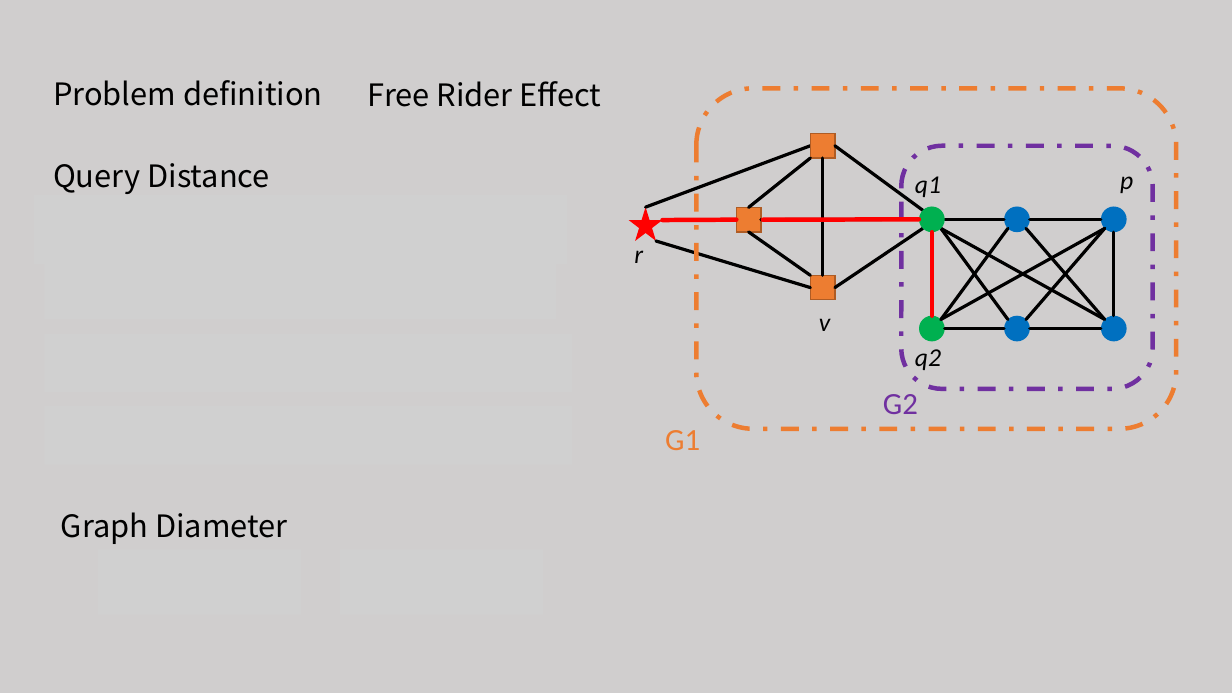
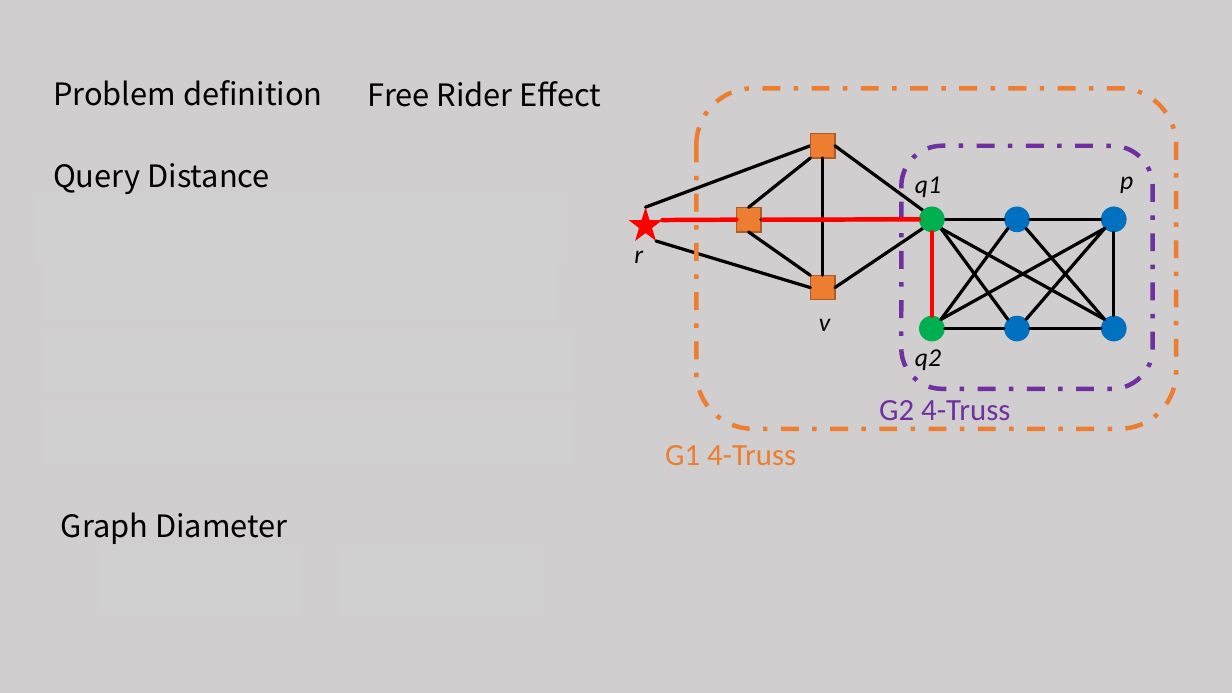
Before and after one commit to tianzhuwei/PPT, a slide deck: slide 6 of Approximate Closest Community Search in Networks.pptx. Drawn at 1232x693 pixels with LibreOffice and Linux fonts; fonts in the diff are those of the drawing; grey boxes stand for pictures. Boxes give left, top, right and bottom in pixels: in the first picture for what was removed or moved away, otherwise in the second. Text is boxed around its words. In the diff, an @@ line names an element or a change of style, - is before the commit and + after.

```diff
--- a/Approximate Closest Community Search in Networks.pptx
+++ b/Approximate Closest Community Search in Networks.pptx
@@ text at box(879, 400, 1010, 428): text changed @@
-G2
+G2 4-Truss
@@ text at box(665, 445, 796, 465): text changed @@
-G1
+G1 4-Truss
```
Also in this commit, not shown: 9 other slides changed, 1 slide added, 2 slides removed.
